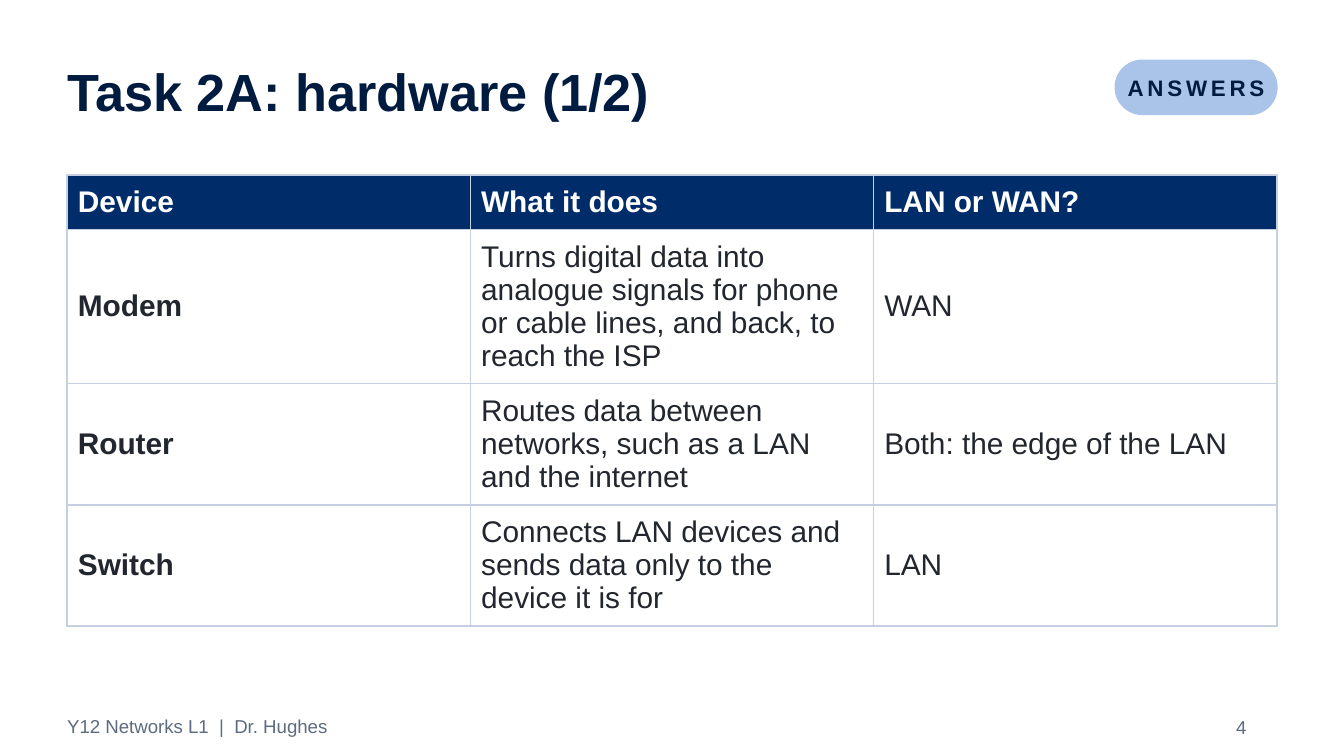
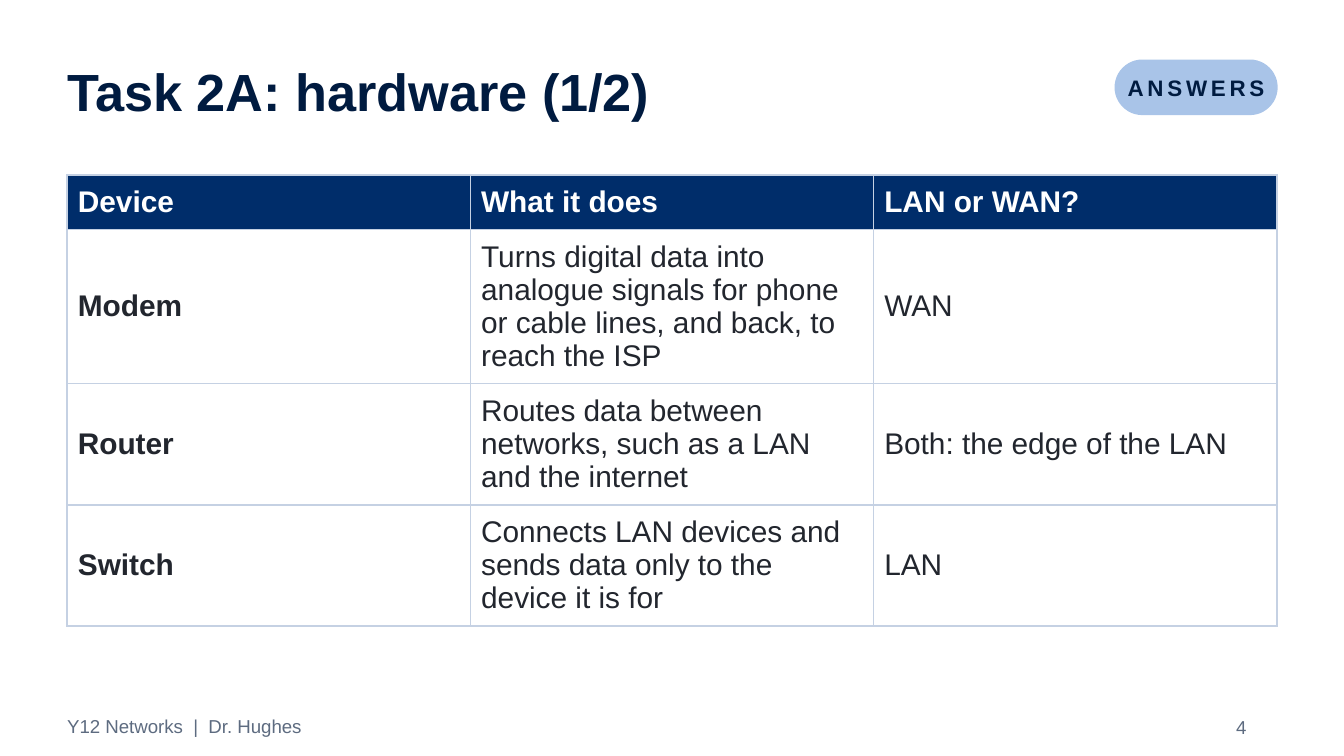
Before and after one commit to Dr-Hughes/Teaching-Materials, a slide deck: slide 4 of computer-science/a-level/y12-networks-l1-model-answers/y12-networks-l1-model-answers.pptx. Drawn at 1344x756 pixels with LibreOffice and Linux fonts; fonts in the diff are those of the drawing. Boxes give left, top, right and bottom in pixels: in the first picture for what was removed or moved away, otherwise in the second. Text is boxed around its words. In the diff, an @@ line names an element or a change of style, - is before the commit and + after.

```diff
--- a/computer-science/a-level/y12-networks-l1-model-answers/y12-networks-l1-model-answers.pptx
+++ b/computer-science/a-level/y12-networks-l1-model-answers/y12-networks-l1-model-answers.pptx
@@ text at bbox=[67, 719, 301, 737]: text changed @@
-Y12 Networks L1 | Dr. Hughes
+Y12 Networks | Dr. Hughes
```
Also in this commit, not shown: 9 other slides changed.
